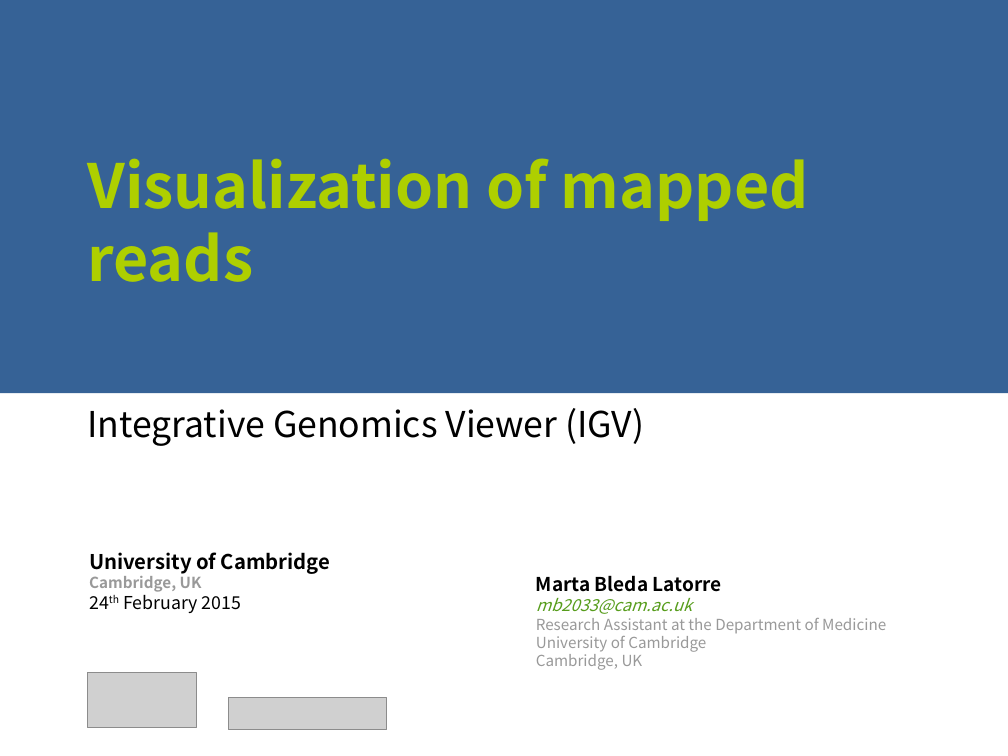
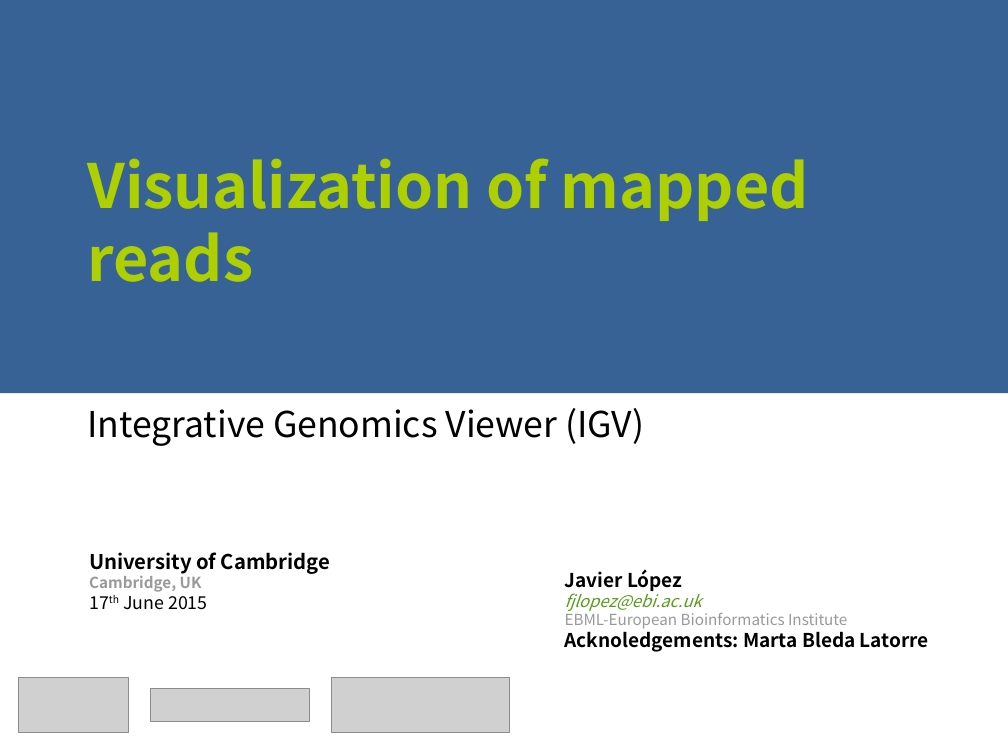
Before and after one commit to ngs-course/ngs-course.github.io, a slide deck: slide 1 of Course_Materials/visualization/presentation/2015-Cambridge_visualisation.odp. Drawn at 1008x756 pixels with LibreOffice and Linux fonts; fonts in the diff are those of the drawing; grey boxes stand for pictures. Boxes give left, top, right and bottom in pixels: in the first picture for what was removed or moved away, otherwise in the second. Text is boxed around its words. In the diff, an @@ line names an element or a change of style, - is before the commit and + after.

Commit message:
few updates carried out in variant_annotation and visualization presentations

```diff
--- a/Course_Materials/visualization/presentation/2015-Cambridge_visualisation.odp
+++ b/Course_Materials/visualization/presentation/2015-Cambridge_visualisation.odp
@@ text added at box(565, 569, 929, 652), 15 pt, text #000000 @@
+Javier López
+fjlopez@ebi.ac.uk
+EBML-European Bioinformatics Institute
+Acknoledgements: Marta Bleda Latorre
@@ text at box(123, 591, 208, 610): text changed @@
-24th February 2015
+17th June 2015
@@ text removed at box(536, 575, 886, 670) @@
-Marta Bleda Latorre
-mb2033@cam.ac.uk
-Research Assistant at the Department of Medicine
-University of Cambridge
-Cambridge, UK
@@ picture: place and size @@
-picture at box(88, 673, 198, 728)
+picture at box(19, 678, 129, 733)
@@ picture: place and size @@
-picture at box(229, 697, 387, 730)
+picture at box(151, 689, 309, 722)
@@ picture added at box(332, 678, 509, 733) @@
```
Also in this commit, not shown: 11 other slides changed, 5 other files.
